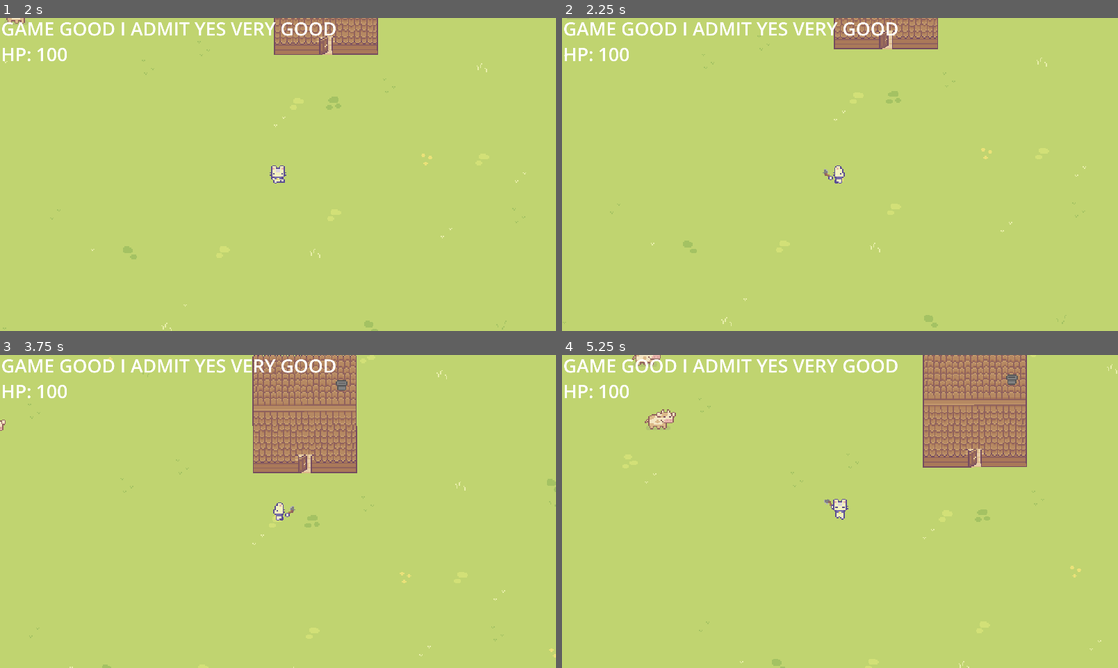
Above: before the commit, frames 1-4 (two rows, left to right).
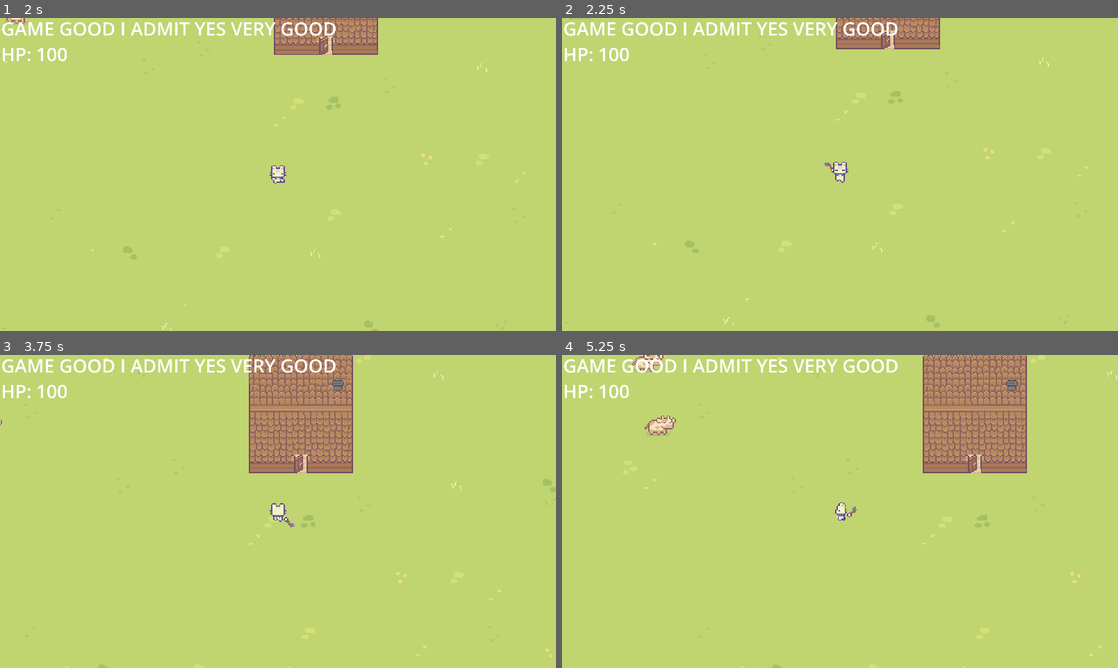
Above: after the commit, the same moments.

Repository: maciulex/First-game-in-godot
Game: Godot game, scene res://game_level.tscn
Two runs of this game, one before a commit and one after it. Both use one fixed random seed, a clock stepped at 60 frames per second and the inputs below.
Inputs:
- Up to frame 1 (2 s): tap Enter at 0.5 s; hold D (right) 0.53-1.28 s; hold Space (space) 0.53-1.28 s; hold S (down) from 1.28 s (still down); tap Space (space) at 1.35 s
- Up to frame 2 (2.25 s): release S (down) at 2.03 s; hold D (right) from 2.03 s (still down); hold Space (space) from 2.03 s (still down)
- Up to frame 3 (3.75 s): release D (right) at 2.78 s; release Space (space) at 2.78 s; hold W (up) 2.78-3.53 s; tap Space (space) at 2.85 s; hold A (left) from 3.53 s (still down); hold Space (space) from 3.53 s (still down)
- Up to frame 4 (5.25 s): release Space (space) at 4.28 s; tap Space (space) at 4.35 s; release A (left) at 5.03 s; hold S (down) from 5.03 s (still down); hold Space (space) from 5.03 s (still down)

Frame 1 is identical in both runs. In frame 2, 1.1% of the frame differs, in the area x 0-95%, y 0-99%; in frame 3, 3.9%, in the area x 0-100%, y 0-100%; in frame 4, 3.6%.

Commit message:
knotback fix

Diff:
--- a/character/player.gd
+++ b/character/player.gd
@@ -1,8 +1,8 @@
 extends CharacterBody2D
 
 @export var movement_speed : float = 100;
-@export var knotbackStrength: float = 400;
-@export var toolCoolDownTime : float = 1.5;
+@export var knotbackStrength: float = 600;
+@export var toolCoolDownTime : float = 1;
 @onready var animation_tree = $AnimationTree;
 var KnockbackRays : Array;
 signal building;
@@ -13,14 +13,21 @@
 	playerData = get_node("/root/PlayerData");
 	self.health.connect($Control/HPValLabel.updateHp);
 	KnockbackRays = [
-		$RayCastsContainer/RayCast2D1,#bottom-middle
-		$RayCastsContainer/RayCast2D2,#next going clockwise by 45 deg
-		$RayCastsContainer/RayCast2D3,#left
-		$RayCastsContainer/RayCast2D4,
-		$RayCastsContainer/RayCast2D5,#top
-		$RayCastsContainer/RayCast2D6,
-		$RayCastsContainer/RayCast2D7,#right
-		$RayCastsContainer/RayCast2D8
+		[
+			$RayCastsContainer/RayCast2D1,#bottom-middle
+			$RayCastsContainer/RayCast2D2,#bottom-left
+			$RayCastsContainer/RayCast2D8#right-bottom
+		],
+		[
+			$RayCastsContainer/RayCast2D7,#right-middle
+			null,
+			$RayCastsContainer/RayCast2D3#left-middle
+		],
+		[
+			$RayCastsContainer/RayCast2D4,#left-top
+			$RayCastsContainer/RayCast2D5,#top-middle
+			$RayCastsContainer/RayCast2D6#top-right
+		]
 	];
 
 func _physics_process(delta):
@@ -54,7 +61,7 @@
 		animation_tree.set("parameters/conditions/IsMoving", false);
 		animation_tree.set("parameters/conditions/isIdle", true);
 
-func animationForTools(vector : Vector2):
+func animationForTools():
 	animation_tree.set("parameters/conditions/IsMoving", false);
 	animation_tree.set("parameters/conditions/isIdle", false);
 	animation_tree.set("parameters/conditions/useTool", true);
@@ -67,7 +74,7 @@
 		"movement":
 			animationForWalkOrIdle(vector);
 		"toolUse":
-			animationForTools(vector);
+			animationForTools();
 
 func _on_area_2d_area_entered(area):
 	match area.name:
@@ -78,46 +85,52 @@
 			building.emit("exit");
 	pass # Replace with function body.
 
-func getOpposingColidingVector():
-	var object = null;
-	for i in 8:
-		if (object == null && KnockbackRays[i].get_collider() == null):
-			object = i;
-		elif KnockbackRays[i].get_collider() != null && KnockbackRays[(i+4)%8].get_collider() == null:
-			return (i+4)%8;
+func getColliderFromVector(vector : Vector2):
+	var index = 0;
+	match vector.x:
+		1, -1:
 			pass;
-	return object;
+	pass;
+
 
 func blockPlayerMovement():
 	playerData.movementBlock = true;
 	update_animation("movement", Vector2.ZERO);
 
 func useTool(lookingAt: Vector2):
-	if (lookingAt == Vector2.ZERO): lookingAt = Vector2(0,1);
 	blockPlayerMovement();
 	update_animation("toolUse", lookingAt);
 	match playerData.equipedTool:
 		playerData.tools.Axe:
+
 			pass;
-	pass;
 
+func getVectorOfColidedBody(body):
+	var coll = null;
+	for y in range(3):
+		for x in range(3):
+			if (KnockbackRays[y][x] != null && KnockbackRays[y][x].get_collider() == body):
+				coll = 	Vector2(x,y);
+				if (y==1): return coll;
+	return coll;
 
+func getFirstEmptyKnockBackRay():
+	for y in range(3):
+		for x in range(3):
+			if (KnockbackRays[y][x] != null && KnockbackRays[y][x].get_collider() == null):
+				return Vector2(x,y)
 
 func _on_character_collision_body_entered(body):
 	if (body.is_in_group("Enemys")):
-		var knotbackDir = getOpposingColidingVector();
-		var knotbackVector = Vector2(0,0);
-		match knotbackDir:
-			0,1,7:
-				knotbackVector.y += 4;
-			3,4,5:
-				knotbackVector.y -= 4;
-		match knotbackDir:
-			1,2,3:
-				knotbackVector.x -= 4;
-			5,6,7:
-				knotbackVector.x += 4;
-		velocity = knotbackVector * knotbackStrength;
+		var collBody = getVectorOfColidedBody(body)
+		print(collBody);
+		collBody.x = (collBody.x-1);
+		collBody.y = (collBody.y-1);
+		if (KnockbackRays[collBody.y][collBody.x].get_collider() != null):
+			getFirstEmptyKnockBackRay();
+		print(collBody);
+
+		velocity = collBody * knotbackStrength;
 		move_and_slide();
 		playerData.health -= 10;
 		health.emit(playerData.health);
--- a/character/player.tscn
+++ b/character/player.tscn
@@ -760,7 +760,6 @@
 zoom = Vector2(4, 4)
 
 [node name="CharacterCollision" type="Area2D" parent="."]
-visible = false
 position = Vector2(1, 4)
 
 [node name="CollisionShape2D" type="CollisionShape2D" parent="CharacterCollision"]
@@ -769,31 +768,30 @@
 debug_color = Color(0.901961, 0, 0.756863, 0.419608)
 
 [node name="RayCastsContainer" type="Node2D" parent="."]
-visible = false
 
 [node name="RayCast2D1" type="RayCast2D" parent="RayCastsContainer"]
-target_position = Vector2(0, 18)
+target_position = Vector2(0, 16)
 
 [node name="RayCast2D2" type="RayCast2D" parent="RayCastsContainer"]
-target_position = Vector2(-13, 16)
+target_position = Vector2(-11, 12)
 
 [node name="RayCast2D3" type="RayCast2D" parent="RayCastsContainer"]
-target_position = Vector2(-20, 0)
+target_position = Vector2(-14, 0)
 
 [node name="RayCast2D4" type="RayCast2D" parent="RayCastsContainer"]
-target_position = Vector2(-14, -15)
+target_position = Vector2(-11, -11)
 
 [node name="RayCast2D5" type="RayCast2D" parent="RayCastsContainer"]
-target_position = Vector2(0, -19)
+target_position = Vector2(0, -16)
 
 [node name="RayCast2D6" type="RayCast2D" parent="RayCastsContainer"]
-target_position = Vector2(12, -14)
+target_position = Vector2(13, -12)
 
 [node name="RayCast2D7" type="RayCast2D" parent="RayCastsContainer"]
-target_position = Vector2(16, 0)
+target_position = Vector2(15, 0)
 
 [node name="RayCast2D8" type="RayCast2D" parent="RayCastsContainer"]
-target_position = Vector2(13, 13)
+target_position = Vector2(11, 11)
 
 [node name="Timer" type="Timer" parent="."]
 one_shot = true
